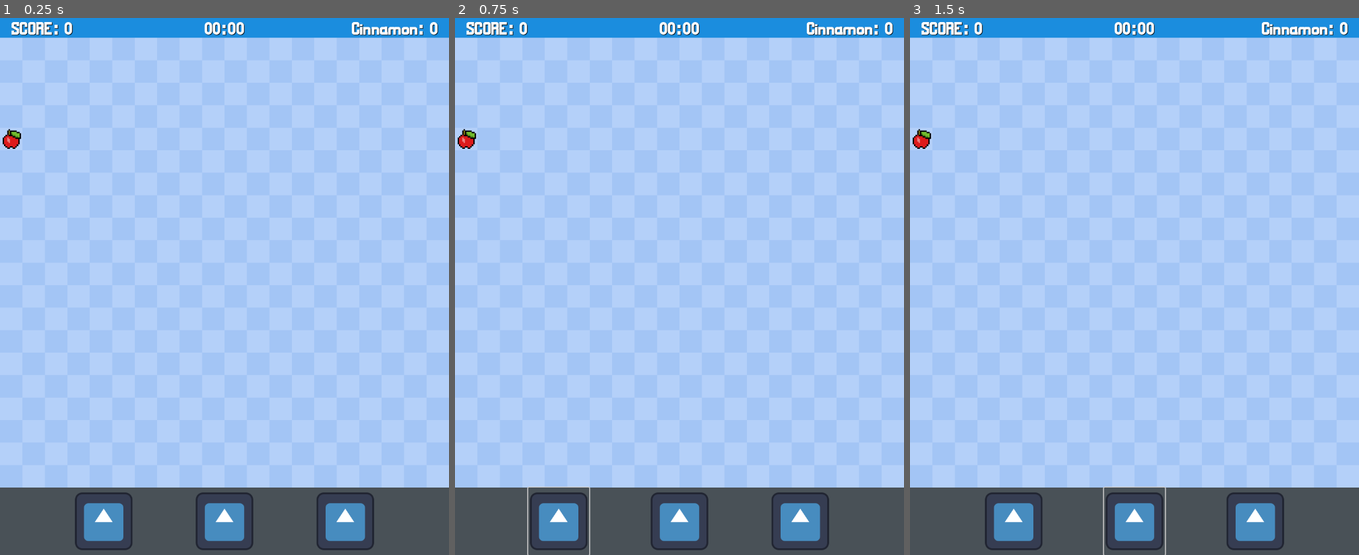
Above: before the commit, frames 1-3 (left to right).
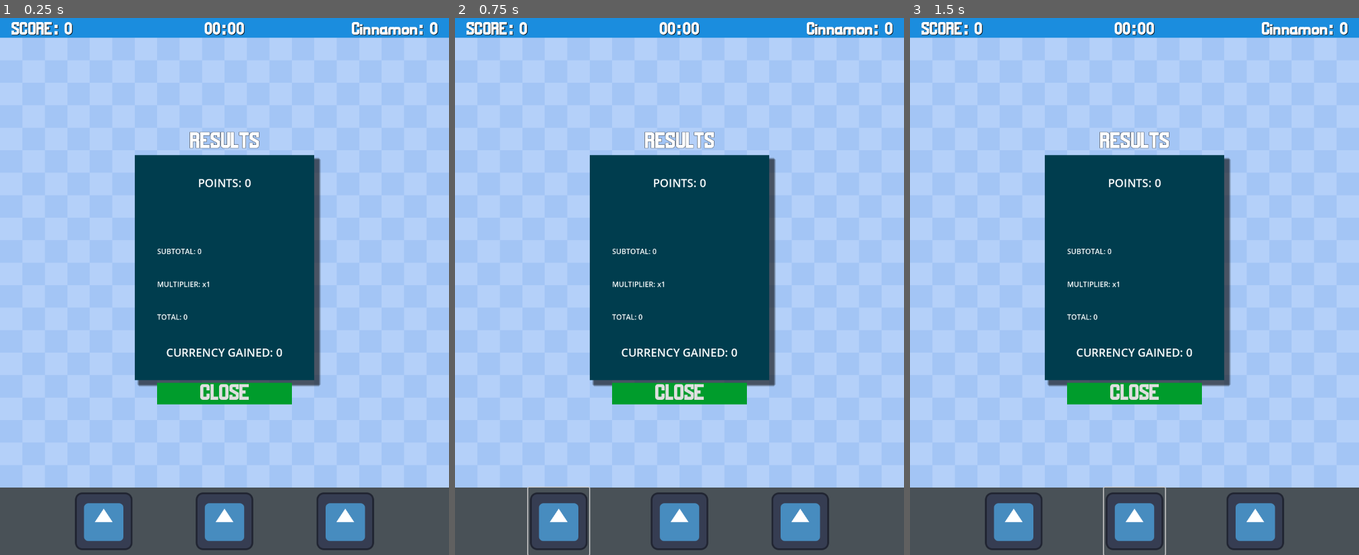
Above: after the commit, the same moments.

Repository: HerndonC/snake_game
Game: Godot game, scene res://MWM/mwm.tscn
The game is run twice, just before and just after one commit, with the same random seed, the same clock (stepped at 60 frames per second) and the same inputs. The engine's default icon, where the game draws it, is replaced by a stand-in: a white triangle on a blue panel in a dark square.
Inputs (mouse positions are in pixels of both pictures, inside the frame that each line leads up to):
- Up to frame 1 (0.25 s): no input
- Up to frame 2 (0.75 s): click (558, 522) at 0.5 s
- Up to frame 3 (1.5 s): click (1134, 522) at 1.25 s

The runs differ from the first frame. In frame 1, 19% of the frame differs, in the area x 0-72%, y 20-72%; in frame 2, 19%; in frame 3, 19%.
Error before the commit: Invalid access to property or key 'wurm_size' on a base object of type 'Nil'. (res://over)

Commit message:
Can load the game again, stuck at gameover screen

Diff:
--- a/over world/WurmGame/Desert/Desert.gd
+++ b/over world/WurmGame/Desert/Desert.gd
@@ -1,8 +1,9 @@
 extends Node
 
 @export var snake_scene : PackedScene
-var mwm
+@onready var mwm = get_node("/root/MWM")
 var upgrade: DesertData
+const SAVE_PATH = "user://desert_data.tres"
 
 #game variables
 var score : int
@@ -33,9 +34,14 @@
 
 # Called when the node enters the scene tree for the first time.
 func _ready() -> void:
-	mwm = get_node("/root/MWM")
-	#upgrade = mwm.game_data.desert_data
-	new_game()
+	if FileAccess.file_exists(SAVE_PATH):
+		upgrade = load(SAVE_PATH)
+	else:
+		upgrade = DesertData.new()
+		save_data()
+
+func save_data():
+	ResourceSaver.save(upgrade, SAVE_PATH)
 
 func new_game():
 	get_tree().paused = false
@@ -63,7 +69,6 @@
 	add_child(SnakeSegment)
 	snake.append(SnakeSegment)
 
-# Called every frame. 'delta' is the elapsed time since the previous frame.
 func _process(delta: float) -> void:
 	move_snake()
 	$Hud.get_node("MarginContainer/HBoxContainer/CurrencyLabel").text = "Cinnamon: " + str(mwm.game_data.cinnamon)
